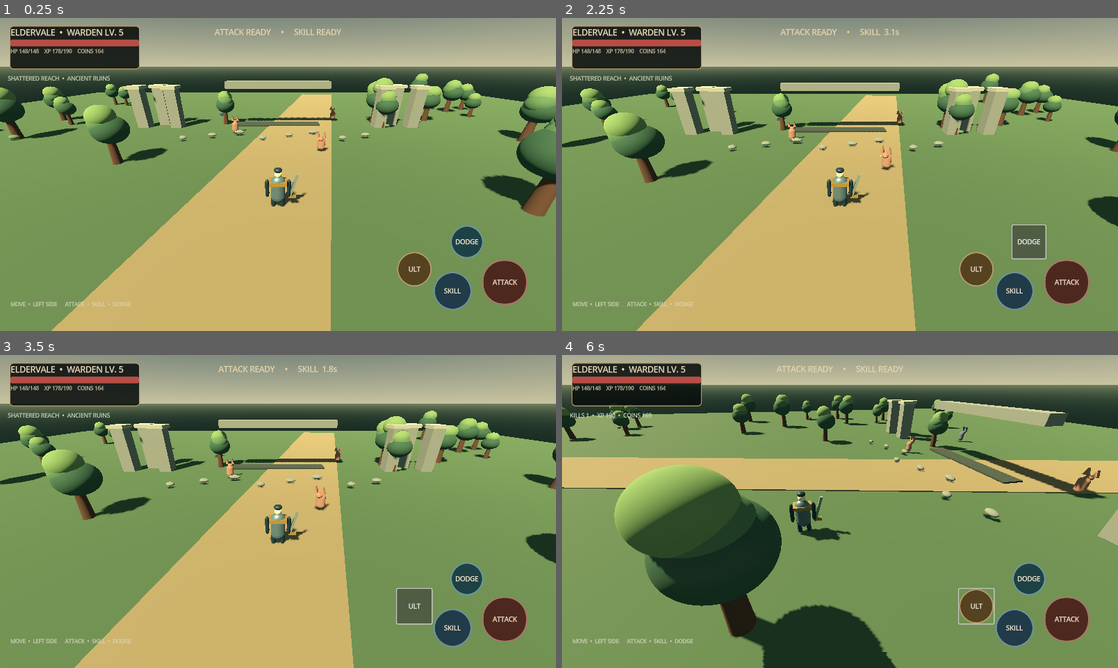
Above: before the commit, frames 1-4 (two rows, left to right).
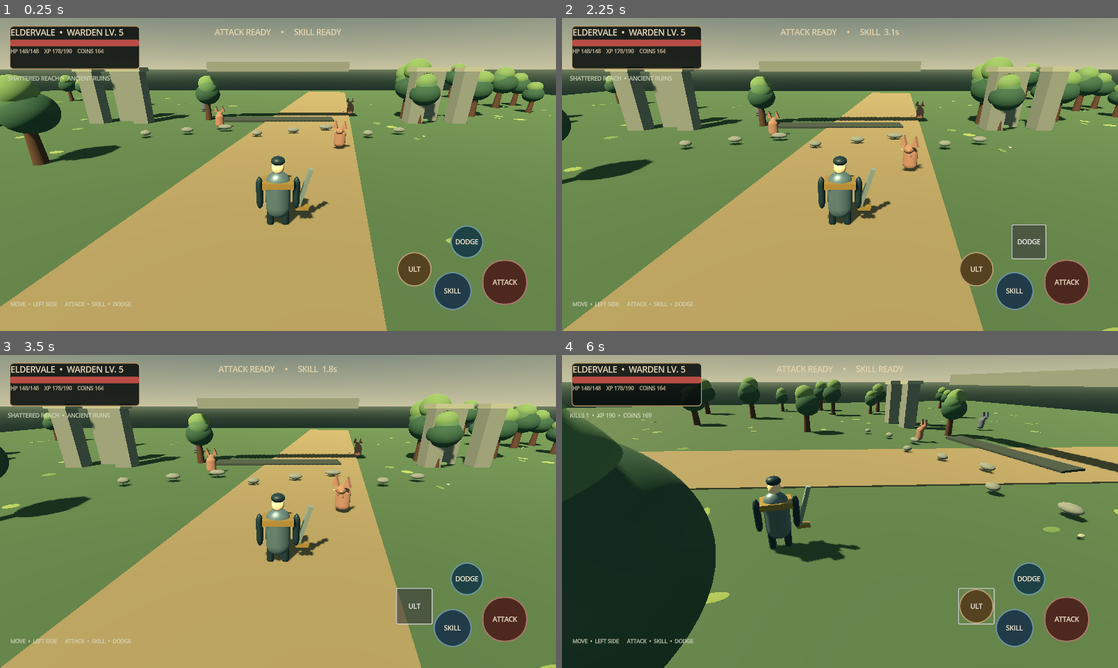
Above: after the commit, the same moments.

Repository: filesgloom-png/ELDERVALE
Game: Godot game, scene res://scenes/main_3d.tscn
Two runs of this game, one before a commit and one after it. Both use one fixed random seed, a clock stepped at 60 frames per second and the inputs below.
Inputs (mouse positions are in pixels of both pictures, inside the frame that each line leads up to):
- Up to frame 1 (0.25 s): no input
- Up to frame 2 (2.25 s): click "ATTACK" at 0.5 s; click "SKILL" at 1.25 s; click "DODGE" at 2 s
- Up to frame 3 (3.5 s): click "ULT" at 2.75 s
- Up to frame 4 (6 s): tap Enter (ui_accept) at 3.5, 3.77 s; move the mouse to (962, 495) at 3.52 s; hold Right (ui_right) 3.53-4.25 s; tap Q at 3.6 s; click (962, 495) at 3.67 s; drag from (728, 527) to (812, 574) at 4.27 s; move the mouse to (895, 442) at 5.02 s; hold Right (ui_right) 5.03-5.75 s; tap F at 5.1 s; drag from (812, 574) to (673, 464) at 5.77 s

The runs differ from the first frame. In frame 1, 27% of the frame differs, in the area x 0-100%, y 12-100%; in frame 2, 27%; in frame 3, 27%; in frame 4, 41%, in the area x 0-100%, y 4-100%.

Commit message:
visual: improve third-person framing and terrain detail

Diff:
--- a/scripts/main_3d.gd
+++ b/scripts/main_3d.gd
@@ -56,8 +56,10 @@
 	sun.name = "LateAfternoonSun"
 	sun.rotation_degrees = Vector3(-48, -32, 0)
 	sun.light_color = Color("#ffe0b0")
-	sun.light_energy = 1.25
+	sun.light_energy = 0.95
 	sun.shadow_enabled = true
+	sun.directional_shadow_mode = DirectionalLight3D.SHADOW_PARALLEL_4_SPLITS
+	sun.directional_shadow_max_distance = 42.0
 	sun.directional_shadow_max_distance = 65.0
 	add_child(sun)
 
@@ -127,6 +129,20 @@
 		if i % 3 == 0:
 			var stone := _mesh_node(tree, SphereMesh.new(), moss, Vector3(rng.randf_range(-1.2, 1.2), 0.25, rng.randf_range(-1.2, 1.2)), "MossStone")
 			stone.scale = Vector3(0.8, 0.35, 0.6)
+	# Scatter low ground cover and weathered stones to break up the empty terrain.
+	var ground_cover_a := _mat(Color("#596f45"), 1.0)
+	var ground_cover_b := _mat(Color("#71804b"), 1.0)
+	var pebble_mat := _mat(Color("#8b8874"), 0.95)
+	for i in range(90):
+		var patch_x := rng.randf_range(-36.0, 36.0)
+		var patch_z := rng.randf_range(-36.0, 36.0)
+		if absf(patch_x) < 5.5:
+			continue
+		var patch := _mesh_node(self, SphereMesh.new(), ground_cover_a if i % 2 == 0 else ground_cover_b, Vector3(patch_x, 0.035, patch_z), "GroundCover")
+		patch.scale = Vector3(rng.randf_range(0.35, 1.2), 0.025, rng.randf_range(0.35, 1.0))
+		if i % 4 == 0:
+			var pebble := _mesh_node(self, SphereMesh.new(), pebble_mat, Vector3(patch_x + 0.7, 0.12, patch_z - 0.4), "RoadsidePebble")
+			pebble.scale = Vector3(0.18, 0.11, 0.24)
 	_build_ruins()
 
 func _build_ruins() -> void:
@@ -171,13 +187,13 @@
 	_box(player, Vector3(0.42, 0.12, 0.22), gold, Vector3(0.79, 0.62, -0.1), "SwordGuard")
 	camera = Camera3D.new()
 	camera.name = "ThirdPersonCamera"
-	camera.position = Vector3(0, 7.2, 10.5)
+	camera.position = Vector3(0, 4.8, 7.4)
 	camera.rotation_degrees = Vector3(-28, 0, 0)
 	camera.current = true
 	player.add_child(camera)
-	camera.position = Vector3(0, 7.0, 10.0)
-	camera.rotation = Vector3(deg_to_rad(-28), 0, 0)
-	camera.fov = 72.0
+	camera.position = Vector3(0, 4.8, 7.4)
+	camera.rotation = Vector3(deg_to_rad(-25), 0, 0)
+	camera.fov = 62.0
 
 func _build_enemies() -> void:
 	var positions := [Vector3(4, 0, -4), Vector3(-5, 0, -10), Vector3(8, 0, -17), Vector3(-9, 0, -20)]
@@ -337,8 +353,8 @@
 		player.position.x = clampf(player.position.x, -WORLD_LIMIT, WORLD_LIMIT)
 		player.position.z = clampf(player.position.z, -WORLD_LIMIT, WORLD_LIMIT)
 		player.rotation.y = lerp_angle(player.rotation.y, atan2(direction.x, direction.z), minf(1.0, delta * 10.0))
-		camera.position = camera.position.lerp(Vector3(0, 7.0, 10.0), minf(1.0, delta * 4.0))
-		camera.rotation.x = lerp(camera.rotation.x, deg_to_rad(-28), minf(1.0, delta * 4.0))
+		camera.position = camera.position.lerp(Vector3(0, 4.8, 7.4), minf(1.0, delta * 4.0))
+		camera.rotation.x = lerp(camera.rotation.x, deg_to_rad(-25), minf(1.0, delta * 4.0))
 	camera.look_at(player.position + Vector3(0, 1.0, -2.0), Vector3.UP)
 	for i in range(enemies.size()):
 		var enemy := enemies[i]
